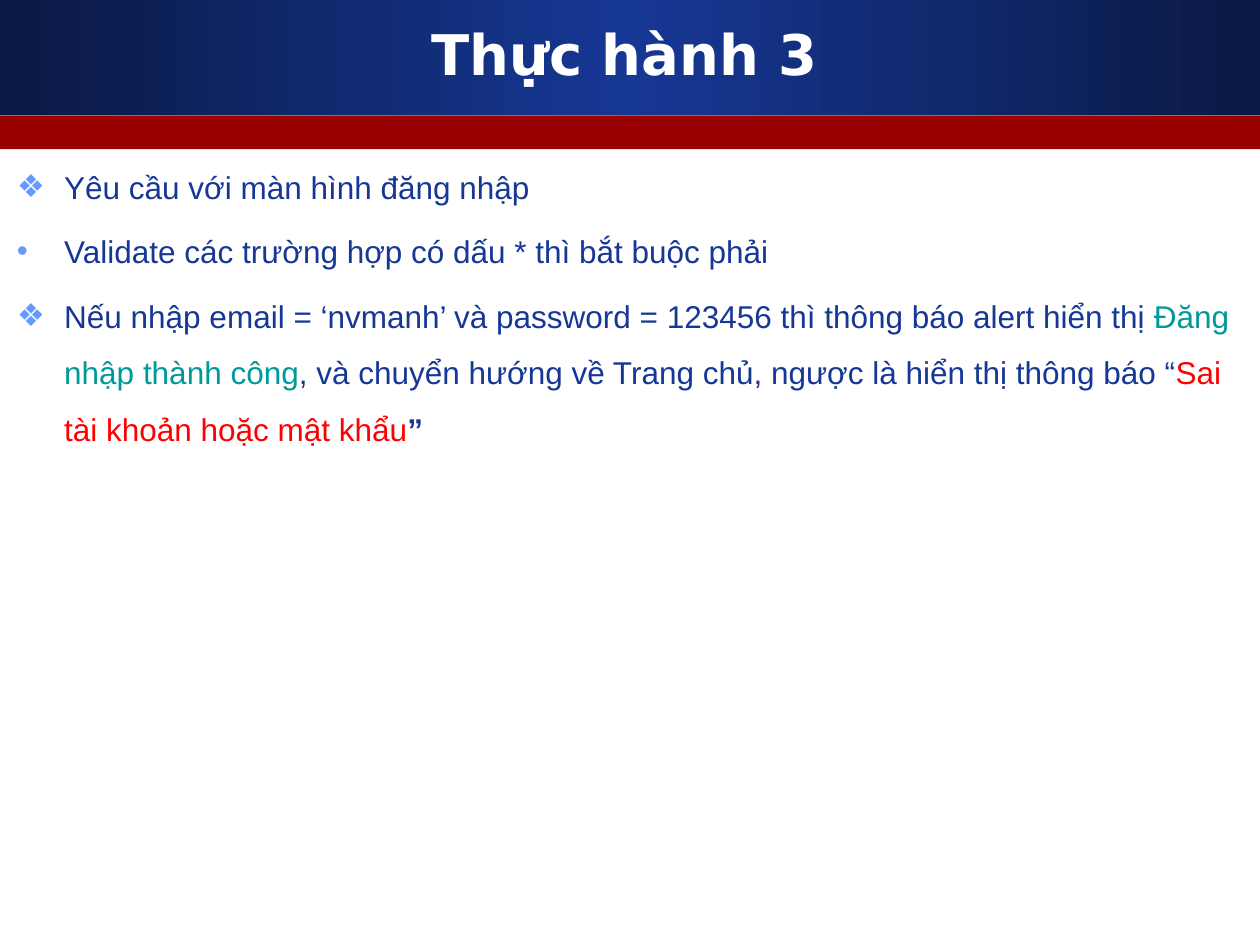
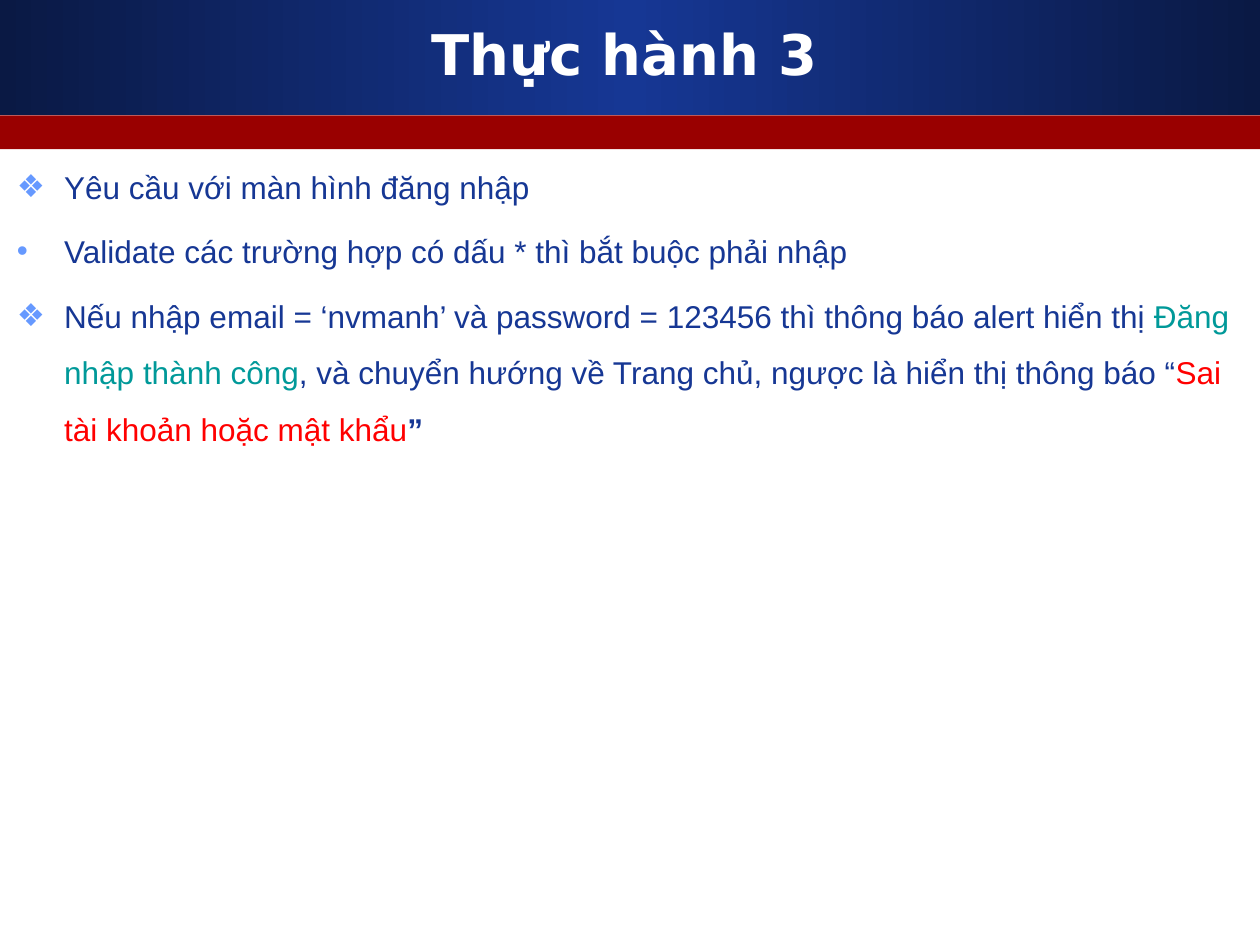
Before and after one commit to nguyenvietmanhit/php1019e2, a slide deck: slide 11 of Day11_Practice_Frontend_Final_2/Slides/Thuc_hanh_validate_form.ppt. Drawn at 1260x945 pixels with LibreOffice and Linux fonts; fonts in the diff are those of the drawing. Boxes give left, top, right and bottom in pixels: in the first picture for what was removed or moved away, otherwise in the second. Text is boxed around its words. In the diff, an @@ line names an element or a change of style, - is before the commit and + after.

```diff
--- a/Day11_Practice_Frontend_Final_2/Slides/Thuc_hanh_validate_form.ppt
+++ b/Day11_Practice_Frontend_Final_2/Slides/Thuc_hanh_validate_form.ppt
@@ text at (64, 238, 847, 269): text changed @@
-• Validate các trường hợp có dấu * thì bắt buộc phải
+• Validate các trường hợp có dấu * thì bắt buộc phải nhập
```
Also in this commit, not shown: 6 other files.
